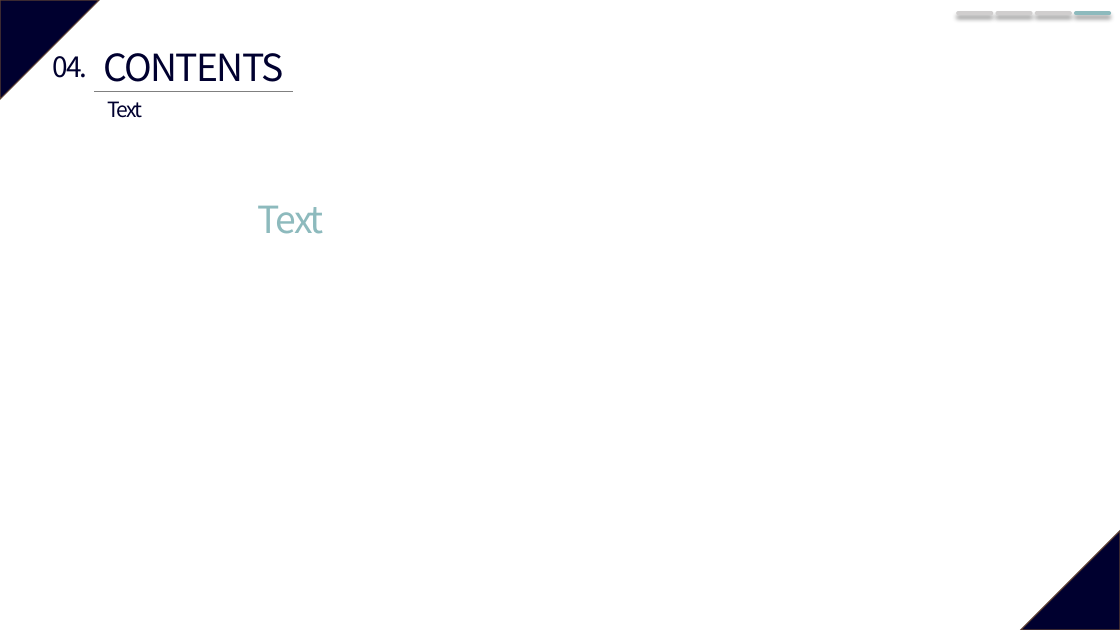
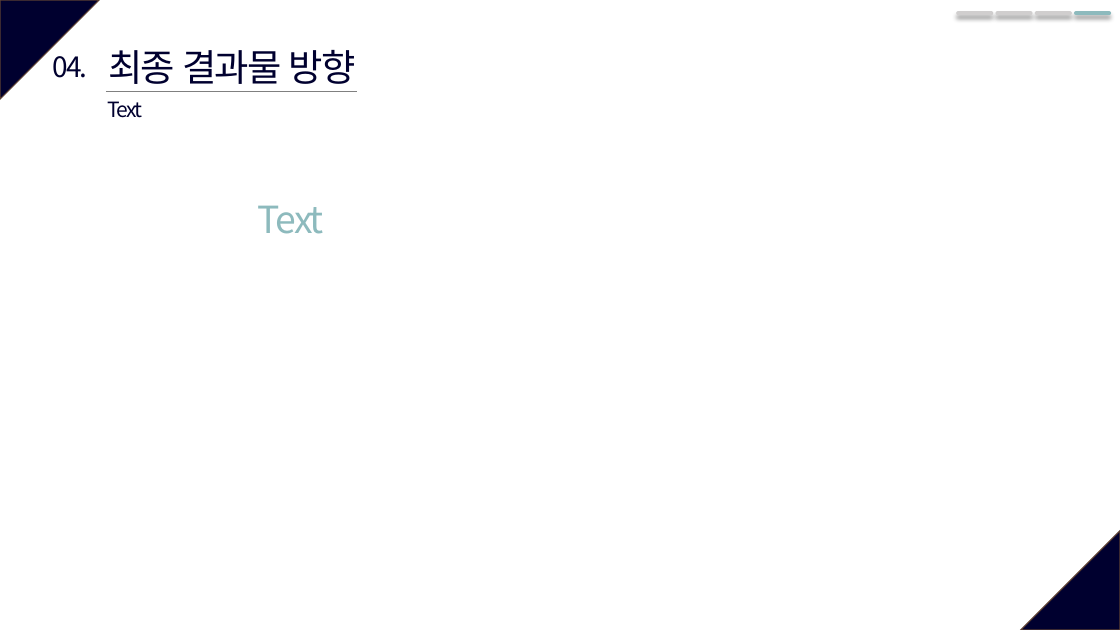
Before and after one commit to so-jeong0127/6-project, a slide deck: slide 14 of 6조_외부환경영향.pptx (slide 10 before the commit). Drawn at 1120x630 pixels with LibreOffice and Linux fonts; fonts in the diff are those of the drawing. Boxes give left, top, right and bottom in pixels: in the first picture for what was removed or moved away, otherwise in the second. Text is boxed around its words. In the diff, an @@ line names an element or a change of style, - is before the commit and + after.

```diff
--- a/6조_외부환경영향.pptx
+++ b/6조_외부환경영향.pptx
@@ text at <box>108,50,356,84</box>: text changed @@
-CONTENTS
+최종 결과물 방향
@@ line moved from (94, 91) - (292, 91) to (106, 91) - (357, 91) @@
```
Also in this commit, not shown: 8 other slides changed, 4 slides added.
